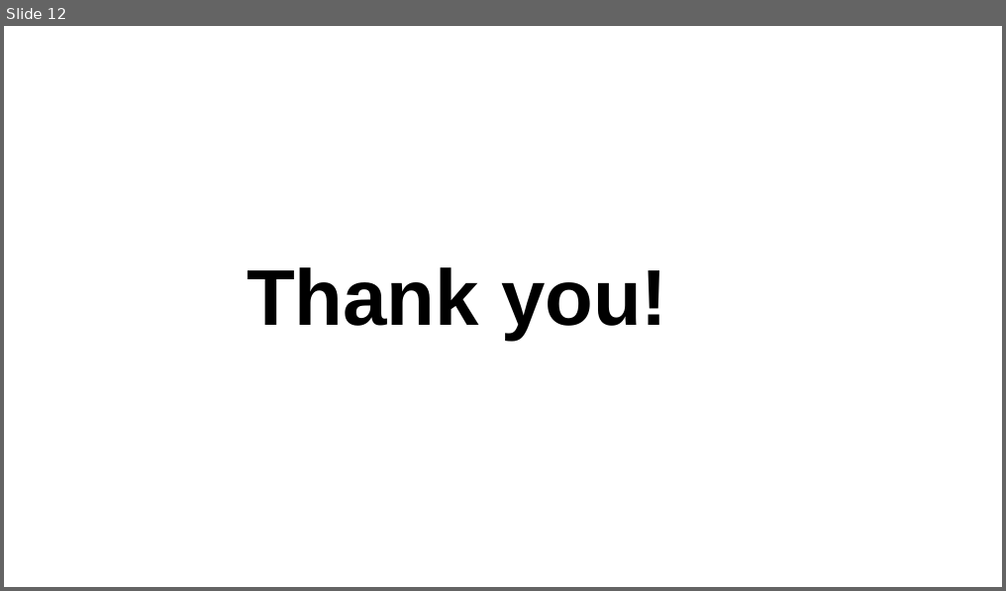
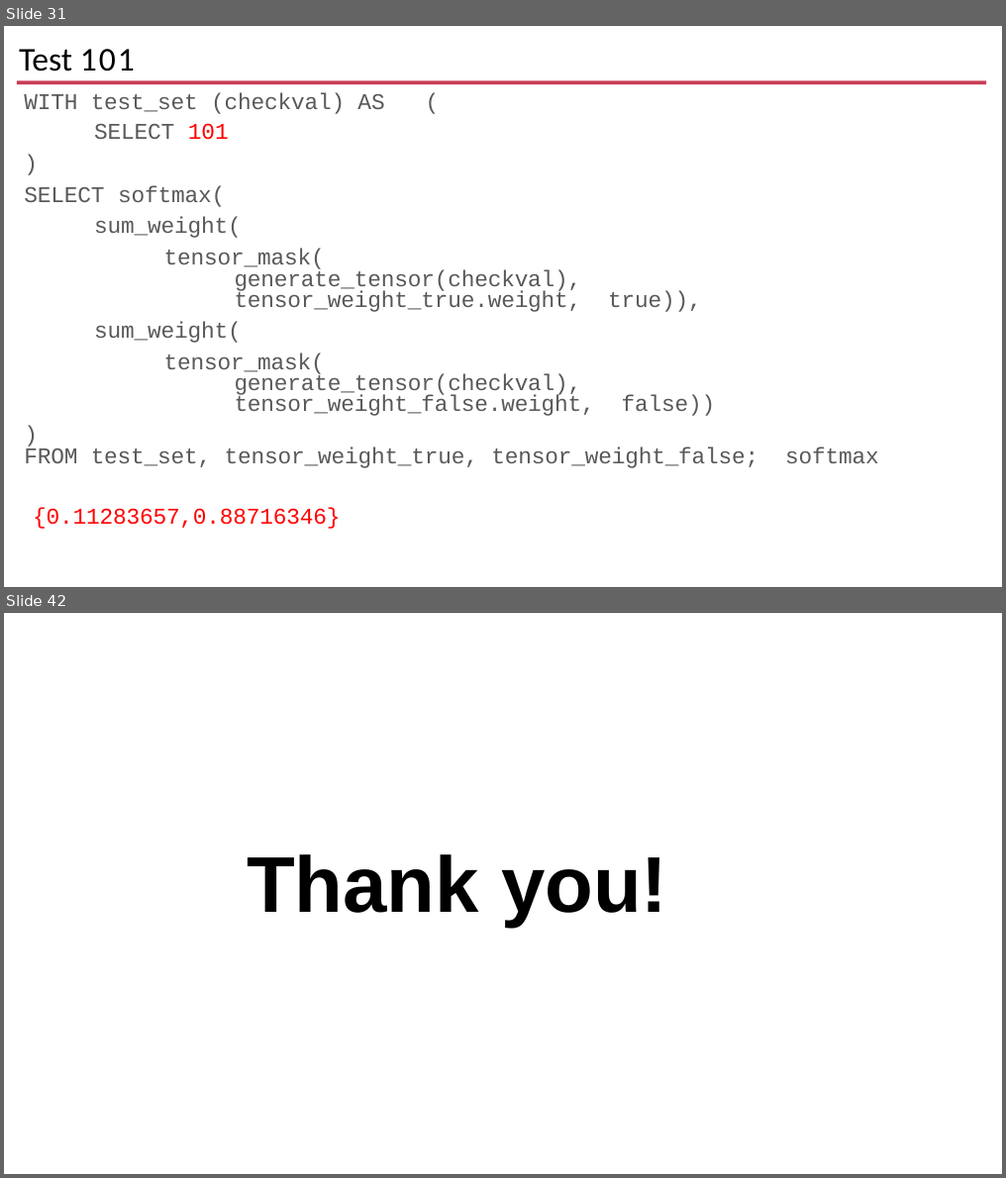
Before and after one commit to ibrarahmad/PostgreSQLTalks, a slide deck: Conferences/2022-Austin-Percona-Live/PL22-PostgreSQL-And-Artifical-Intelegence.pptx. Shown one above the other, each under a label of ours: slide 12 before the commit, slides 31 and 42 after it; the slides between them are not shown. The pictures are 1006x591 and 1006x1178 pixels, drawn with LibreOffice and Linux fonts; fonts in the diff are those of the drawing; background and template pictures are left out. Boxes give left, top, right and bottom in pixels: in the first picture for what was removed or moved away, otherwise in the second. Text is boxed around its words. In the diff, an @@ line names an element or a change of style, - is before the commit and + after.

```diff
--- a/Conferences/2022-Austin-Percona-Live/PL22-PostgreSQL-And-Artifical-Intelegence.pptx
+++ b/Conferences/2022-Austin-Percona-Live/PL22-PostgreSQL-And-Artifical-Intelegence.pptx
@@ slide 31 added at [4, 26, 1002, 587], background #FFFFFF @@
@@ title added at [19, 49, 135, 72], 32 pt, text #000000 @@
+Test 101
@@ rectangle added at [17, 80, 987, 84], fill #C93D58 @@
@@ text added at [24, 92, 758, 529], 21.7 pt, text #595959 @@
+WITH test_set (checkval) AS (
+SELECT 101
+)
+SELECT softmax(
+sum_weight(
+tensor_mask(
+generate_tensor(checkval), tensor_weight_true.weight, true)),
+sum_weight(
+tensor_mask(
+generate_tensor(checkval), tensor_weight_false.weight, false))
+)
+FROM test_set, tensor_weight_true, tensor_weight_false; softmax
+{0.11283657,0.88716346}
@@ what was slide 12 is now slide 42 @@
```
Also in this commit, not shown: 11 slides changed, 29 other slides added.
